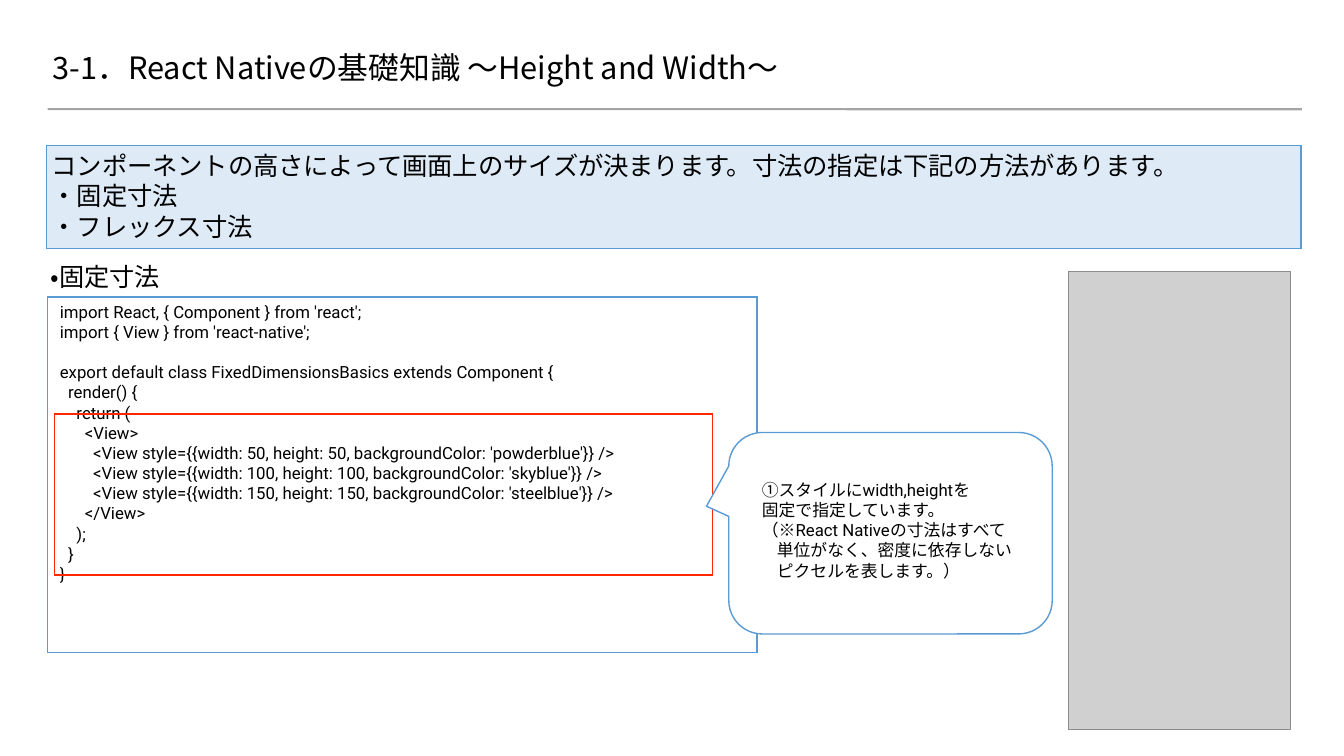
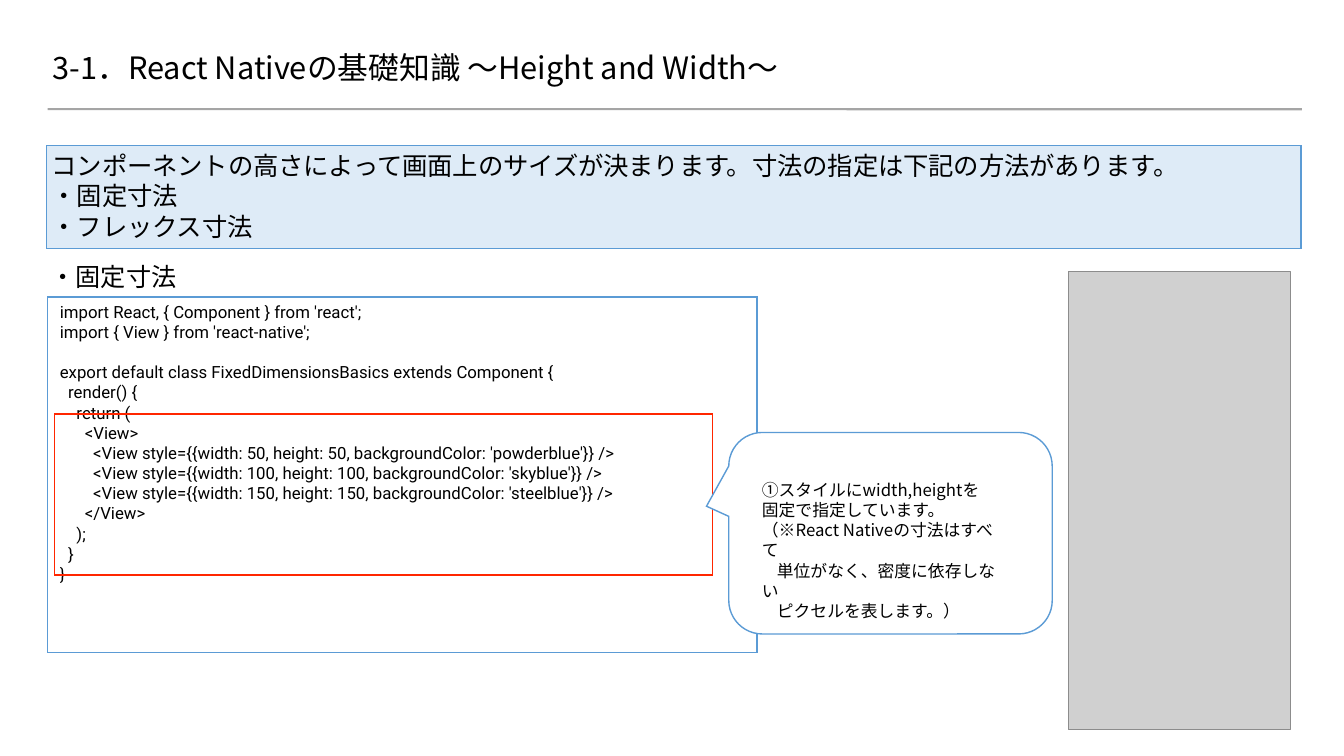
Before and after one commit to 2018SYSTEMI34/diary, a slide deck: slide 4 of doc/02_SlideShare/01.ネタ/３_ReactNative基礎知識/react-native.pptx. Drawn at 1344x756 pixels with LibreOffice and Linux fonts; fonts in the diff are those of the drawing; grey boxes stand for pictures; background and template pictures are left out. Boxes give left, top, right and bottom in pixels: in the first picture for what was removed or moved away, otherwise in the second. Text is boxed around its words. In the diff, an @@ line names an element or a change of style, - is before the commit and + after.

Commit message:
reactnative基礎知識＿最終修正20190329
reactnative基礎知識＿最終修正20190329

```diff
--- a/doc/02_SlideShare/01.ネタ/３_ReactNative基礎知識/react-native.pptx
+++ b/doc/02_SlideShare/01.ネタ/３_ReactNative基礎知識/react-native.pptx
@@ text "・固定寸法" at bbox=[51, 264, 177, 288]: font Roboto to Noto Sans CJK JP @@
@@ text "①スタイルにwidth,heightを" at bbox=[762, 482, 995, 619]: font Roboto to Noto Sans CJK JP @@
```
Also in this commit, not shown: 10 other slides changed, 1 slide added, 1 other file.
